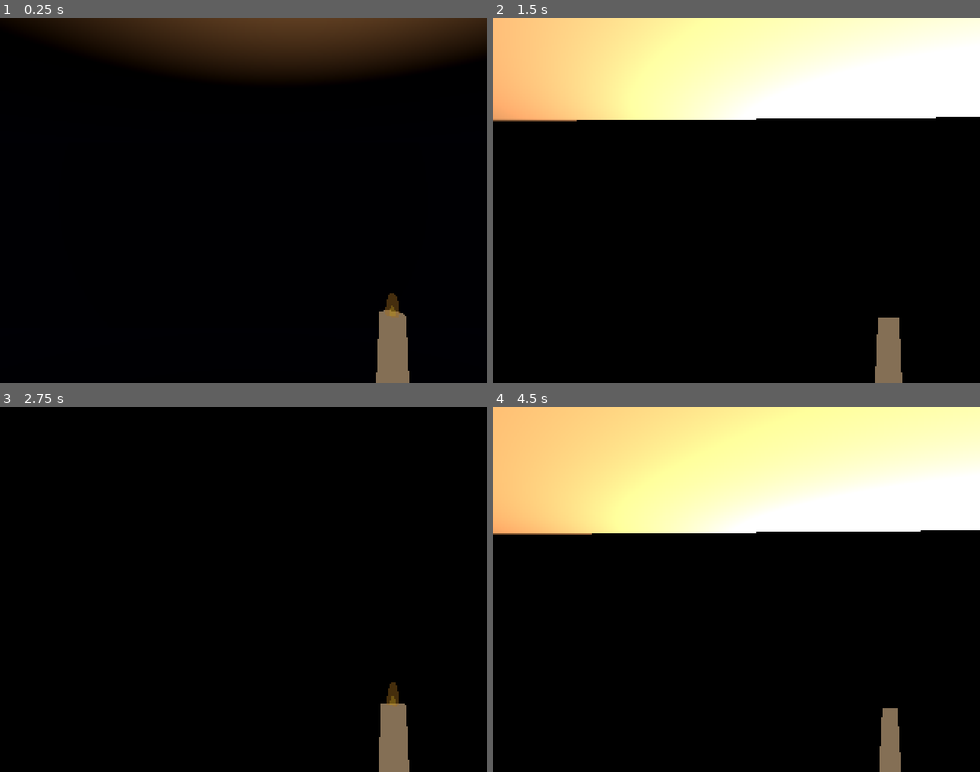
Above: before the commit, frames 1-4 (two rows, left to right).
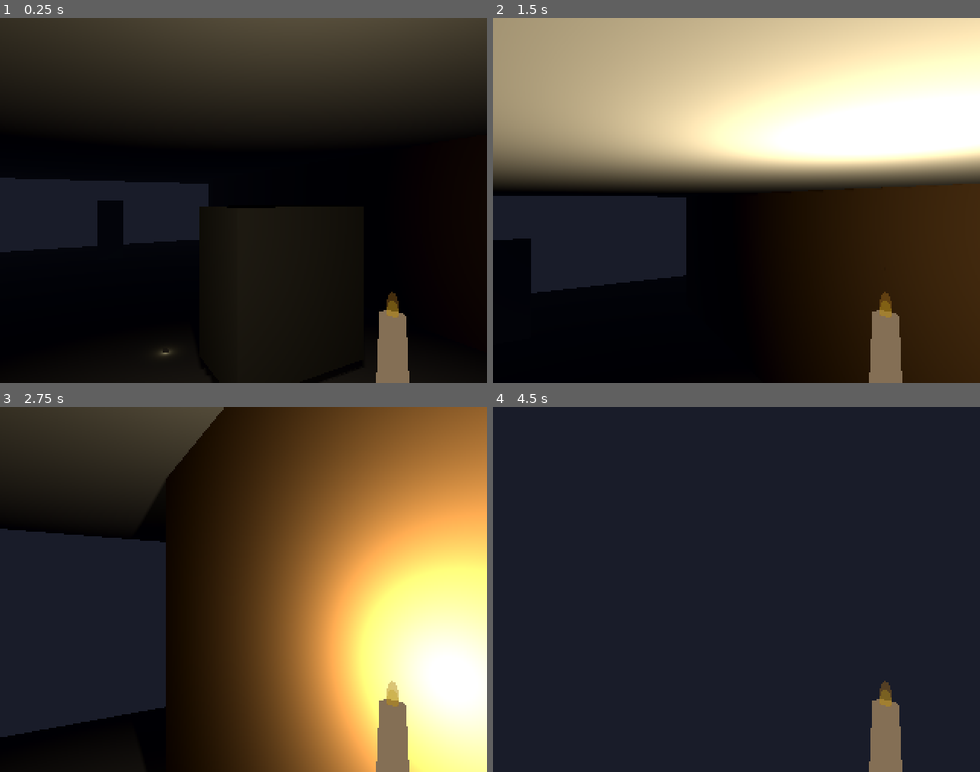
Above: after the commit, the same moments.

Repository: fromseed/solo-horror
Game: Godot game, scene res://main.tscn
Two runs of this game, one before a commit and one after it. Both use one fixed random seed, a clock stepped at 60 frames per second and the inputs below.
Inputs (mouse positions are in pixels of both pictures, inside the frame that each line leads up to):
- Up to frame 1 (0.25 s): no input
- Up to frame 2 (1.5 s): tap Enter at 0.5 s; move the mouse to (760, 200) at 0.52 s; hold W (move_forward) from 0.53 s (still down); tap Space (jump) at 0.77 s; move the mouse to (712, 200) at 1.27 s
- Up to frame 3 (2.75 s): keep holding W (move_forward); tap Space (jump) at 1.52 s; move the mouse to (253, 582) at 2.02 s
- Up to frame 4 (4.5 s): keep holding W (move_forward); move the mouse to (731, 596) at 2.77 s; tap Space (jump) at 3.02, 3.77, 4.25 s; move the mouse to (775, 593) at 3.52 s; move the mouse to (697, 585) at 4.27 s

The runs differ from the first frame. In frame 1, 38% of the frame differs, in the area x 0-100%, y 0-94%; in frame 2, 71%; in frame 3, 87%; in frame 4, 99%, in the area x 0-100%, y 0-100%.

Commit message:
Today's work:Added door, collectible tape, collect tape to open door, canvaslayer to notify of locked door/tape collected

Diff:
--- /dev/null
+++ b/main.gd
@@ -0,0 +1,13 @@
+extends Node3D
+
+@onready var pickup_label: Label = $HUD/PickupLabel
+
+func show_pickup_notification(text):
+	pickup_label.text = text
+	pickup_label.modulate.a = 0
+	pickup_label.visible = true
+	var tween = pickup_label.create_tween()
+	tween.tween_property(pickup_label, "modulate:a", 1, 0.5)
+	tween.tween_interval(2)
+	tween.tween_property(pickup_label, "modulate:a", 0, 1)
+	tween.tween_callback(Callable(pickup_label, "hide"))
--- a/main.tscn
+++ b/main.tscn
@@ -1,7 +1,10 @@
-[gd_scene load_steps=11 format=3 uid="uid://dsm5via72scrm"]
+[gd_scene load_steps=14 format=3 uid="uid://dsm5via72scrm"]
 
+[ext_resource type="Script" uid="uid://dvc3jyuwnc0yi" path="res://main.gd" id="1_1bvp3"]
 [ext_resource type="PackedScene" uid="uid://bqa4jcjuhtplp" path="res://player.tscn" id="1_ig7tw"]
 [ext_resource type="PackedScene" uid="uid://b47pmhco6mm4h" path="res://wall_piece.tscn" id="2_0xm2m"]
+[ext_resource type="PackedScene" uid="uid://bv8aercv80aj2" path="res://props/Tape.tscn" id="3_h2yge"]
+[ext_resource type="PackedScene" uid="uid://dlupw6t6ut64c" path="res://props/Door.tscn" id="5_lquwl"]
 
 [sub_resource type="BoxMesh" id="BoxMesh_7dm0k"]
 size = Vector3(20, 0.2, 20)
@@ -35,9 +38,11 @@
 [sub_resource type="BoxMesh" id="BoxMesh_0xm2m"]
 
 [sub_resource type="StandardMaterial3D" id="StandardMaterial3D_h2yge"]
-albedo_color = Color(0.24774784, 0.17173317, 0.12523663, 1)
+albedo_color = Color(0, 0, 0, 1)
+metallic_specular = 0.3
 
 [node name="Main" type="Node3D"]
+script = ExtResource("1_1bvp3")
 
 [node name="Ceiling" type="MeshInstance3D" parent="."]
 transform = Transform3D(1, 0, 0, 0, 1, 0, 0, 0, 1, 0, 3, 0)
@@ -66,7 +71,7 @@
 light_energy = 1000.0
 
 [node name="Player" parent="." instance=ExtResource("1_ig7tw")]
-transform = Transform3D(1, 0, 0, 0, 1, 0, 0, 0, 1, 5, 0.76727045, 6)
+transform = Transform3D(0.47338113, 0, 0.8808577, 0, 1, 0, -0.8808577, 0, 0.47338113, 5, 0.76727045, 6)
 
 [node name="Wall_Piece" parent="." instance=ExtResource("2_0xm2m")]
 transform = Transform3D(1, 0, 0, 0, 1, 0, 0, 0, 1, 0, 0, 9)
@@ -130,3 +135,27 @@
 transform = Transform3D(1, 0, 0, 0, 1.8130494, 0, 0, 0, 1.6987293, 2, 1.0457335, 3.8785343)
 mesh = SubResource("BoxMesh_0xm2m")
 surface_material_override/0 = SubResource("StandardMaterial3D_h2yge")
+
+[node name="Tape" parent="." instance=ExtResource("3_h2yge")]
+transform = Transform3D(1, 0, 0, 0, 1, 0, 0, 0, 1, 0.9574547, 0.035796642, 5)
+
+[node name="HUD" type="CanvasLayer" parent="."]
+
+[node name="PickupLabel" type="Label" parent="HUD"]
+visible = false
+anchors_preset = 8
+anchor_left = 0.5
+anchor_top = 0.5
+anchor_right = 0.5
+anchor_bottom = 0.5
+offset_left = -57.0
+offset_top = -11.5
+offset_right = 57.0
+offset_bottom = 11.5
+grow_horizontal = 2
+grow_vertical = 2
+theme_override_colors/font_color = Color(0.27484837, 0.2813866, 0.02027556, 1)
+text = "Tape Collected"
+
+[node name="Door" parent="." instance=ExtResource("5_lquwl")]
+transform = Transform3D(-4.371139e-08, 0, 1, 0, 1, 0, -1, 0, -4.371139e-08, -6.514164, 0, 5.4782743)
--- a/player.tscn
+++ b/player.tscn
@@ -4,7 +4,8 @@
 [ext_resource type="PackedScene" uid="uid://cqipknfrifnvf" path="res://props/candle.tscn" id="2_onrkg"]
 
 [sub_resource type="CapsuleShape3D" id="CapsuleShape3D_sh265"]
-height = 1.2
+radius = 0.62
+height = 1.24
 
 [sub_resource type="CameraAttributesPhysical" id="CameraAttributesPhysical_onrkg"]
 frustum_focal_length = 20.0
@@ -27,4 +28,3 @@
 
 [node name="Candle" parent="Pivot/Camera3D/Hand" instance=ExtResource("2_onrkg")]
 transform = Transform3D(0.5, 0, 0, 0, 0.5, 0, 0, 0, 0.5, 0.0920966, 0, 0)
-base_energy = 1000.0
--- a/project.godot
+++ b/project.godot
@@ -49,6 +49,11 @@
 "events": [Object(InputEventKey,"resource_local_to_scene":false,"resource_name":"","device":-1,"window_id":0,"alt_press …(191 unchanged characters)…
 ]
 }
+interact={
+"deadzone": 0.2,
+"events": [Object(InputEventKey,"resource_local_to_scene":false,"resource_name":"","device":-1,"window_id":0,"alt_pressed":false,"shift_pressed":false,"ctrl_pressed":false,"meta_pressed":false,"pressed":false,"keycode":0,"physical_keycode":69,"key_label":0,"unicode":101,"location":0,"echo":false,"script":null)
+]
+}
 
 [rendering]
 
--- /dev/null
+++ b/props/Door.tscn
@@ -0,0 +1,33 @@
+[gd_scene load_steps=5 format=3 uid="uid://dlupw6t6ut64c"]
+
+[ext_resource type="Script" uid="uid://gx43pf1cv8oe" path="res://props/door.gd" id="1_dwsvm"]
+
+[sub_resource type="BoxMesh" id="BoxMesh_dq46f"]
+size = Vector3(0.8, 2, 0.1)
+
+[sub_resource type="BoxShape3D" id="BoxShape3D_dwsvm"]
+size = Vector3(0.8, 2, 0.1)
+
+[sub_resource type="BoxShape3D" id="BoxShape3D_dq46f"]
+size = Vector3(0.77, 1.905, 1)
+
+[node name="Door" type="Node3D"]
+script = ExtResource("1_dwsvm")
+
+[node name="StaticBody3D" type="StaticBody3D" parent="."]
+
+[node name="MeshInstance3D" type="MeshInstance3D" parent="StaticBody3D"]
+transform = Transform3D(1, 0, 0, 0, 1, 0, 0, 0, 1, 0.4052796, 1, 0)
+mesh = SubResource("BoxMesh_dq46f")
+skeleton = NodePath("../..")
+
+[node name="CollisionShape3D" type="CollisionShape3D" parent="StaticBody3D"]
+transform = Transform3D(1, 0, 0, 0, 1, 0, 0, 0, 1, 0.4052796, 1, 0)
+shape = SubResource("BoxShape3D_dwsvm")
+
+[node name="Area3D" type="Area3D" parent="."]
+transform = Transform3D(1, 0, 0, 0, 1, 0, 0, 0, 1, 0.40292275, 0, 0)
+
+[node name="CollisionShape3D" type="CollisionShape3D" parent="Area3D"]
+transform = Transform3D(1, 0, 0, 0, 1, 0, 0, 0, 1, 0, 0.98236895, 0)
+shape = SubResource("BoxShape3D_dq46f")
--- /dev/null
+++ b/props/Tape.tscn
@@ -0,0 +1,32 @@
+[gd_scene load_steps=5 format=3 uid="uid://bv8aercv80aj2"]
+
+[ext_resource type="Script" uid="uid://20y4750gvmvp" path="res://props/tape.gd" id="1_cjb0h"]
+
+[sub_resource type="BoxMesh" id="BoxMesh_81sxm"]
+size = Vector3(0.1, 0.02, 0.06)
+
+[sub_resource type="StandardMaterial3D" id="StandardMaterial3D_81sxm"]
+albedo_color = Color(0.29219002, 0.29219005, 0.29219002, 1)
+
+[sub_resource type="BoxShape3D" id="BoxShape3D_81sxm"]
+size = Vector3(0.105, 0.02, 0.08)
+
+[node name="Tape" type="Node3D"]
+script = ExtResource("1_cjb0h")
+
+[node name="MeshInstance3D" type="MeshInstance3D" parent="."]
+mesh = SubResource("BoxMesh_81sxm")
+surface_material_override/0 = SubResource("StandardMaterial3D_81sxm")
+
+[node name="Area3D" type="Area3D" parent="."]
+transform = Transform3D(12, 0, 0, 0, 12, 0, 0, 0, 12, 0, 0, 0)
+
+[node name="CollisionShape3D" type="CollisionShape3D" parent="Area3D"]
+shape = SubResource("BoxShape3D_81sxm")
+
+[node name="OmniLight3D" type="OmniLight3D" parent="."]
+light_intensity_lumens = 250.0
+light_color = Color(0.9254902, 0.9137255, 0.69411767, 1)
+light_energy = 2.0
+omni_range = 2.0
+omni_attenuation = 2.0
--- a/props/candle.gd
+++ b/props/candle.gd
@@ -8,7 +8,7 @@
 @export var light_range: float = 2.3
 @export var attenuation: float = 2.8
 @export var warm_color: Color = Color8(255,178,107)
-@export var flicker_amp: float = 2.0
+@export var flicker_amp: float = 12.0
 @export var flicker_speed: float = 7.0
 @export var shape_wobble: float = 0.08
 @export var tilt_wobble_deg: float = 5.0
@@ -21,7 +21,7 @@
 	_noise.frequency = 1.4
 	_noise.noise_type = FastNoiseLite.TYPE_SIMPLEX
 	light.light_color = warm_color
-	light.light_energy = base_energy
+	light.light_energy = randf_range(0.0, 100.0)
 	light.omni_range = light_range
 	light.omni_attenuation = attenuation
 	light.shadow_enabled = true
@@ -37,13 +37,26 @@
 	inner_flame.visible = true
 
 	var t: float = Time.get_ticks_msec() * 0.001
-	var n: float = _noise.get_noise_1d(t * flicker_speed)
 
-	# Clamp so we never blind the player
+	# Layered base noise
+	var n: float = (
+		0.5 * _noise.get_noise_1d(t * flicker_speed) +
+		0.3 * _noise.get_noise_1d(t * (flicker_speed * 2.4 + 7.1)) +
+		0.2 * _noise.get_noise_1d(t * (flicker_speed * 5.3 + 13.7))
+	)
+
+	# Add "hard" random jitter sometimes, NOT every frame
+	if randi() % 13 == 0:
+		n += randf_range(-0.25, 0.3)
+	if randi() % 53 == 0:
+		n += randf_range(-0.5, 0.6)
+	if randi() % 79 == 0:
+		n += randf_range(-0.8, 0.9)
+	n = clamp(n, -1.0, 1.0)
+
 	light.light_energy = base_energy + flicker_amp * n
 
-	# Subtle candle color breathing
-	var shift: float = clamp(n * 0.02, -0.05, 0.05)
+	var shift: float = clamp(n * 0.02, -0.06, 0.06)
 	light.light_color = Color(
 		clamp(warm_color.r + shift, 0.0, 1.0),
 		clamp(warm_color.g + shift * 0.5, 0.0, 1.0),
@@ -56,10 +69,20 @@
 	var sy: float = 1.0 - shape_wobble * n * 0.7
 	flame.scale = Vector3(sxz, sy, sxz)
 	flame.rotation_degrees = Vector3(tilt_wobble_deg * n, 0.0, tilt_wobble_deg * 0.5 * n)
+	print("Flicker value: ", n)
 
-	# --- Inner flame dance ---
-	var n2: float = _noise.get_noise_1d((t + 37.17) * (flicker_speed * 1.43))
-	var inner_sxz: float = 0.57 + 0.10 * n2   # Slightly smaller, more jitter
+	# Inner flame: unique, faster jitter
+	var n2: float = (
+		0.6 * _noise.get_noise_1d((t + 19.1) * (flicker_speed * 1.9)) +
+		0.4 * _noise.get_noise_1d((t + 5.9) * (flicker_speed * 4.1))
+	)
+	if randi() % 17 == 0:
+		n2 += randf_range(-0.35, 0.4)
+	if randi() % 71 == 0:
+		n2 += randf_range(-0.7, 0.8)
+	n2 = clamp(n2, -1.0, 1.0)
+
+	var inner_sxz: float = 0.57 + 0.11 * n2
 	var inner_sy: float = 0.72 - 0.08 * n2
 	inner_flame.scale = Vector3(inner_sxz, inner_sy, inner_sxz)
 	inner_flame.rotation_degrees = Vector3(tilt_wobble_deg * 0.7 * n2, 0.0, tilt_wobble_deg * 0.2 * n2)
--- a/props/candle.tscn
+++ b/props/candle.tscn
@@ -1,6 +1,4 @@
-[gd_scene load_steps=8 format=3 uid="uid://cqipknfrifnvf"]
-
-[ext_resource type="Script" uid="uid://cy5mfpl6ghc67" path="res://props/candle.gd" id="1_8itb1"]
+[gd_scene load_steps=7 format=3 uid="uid://cqipknfrifnvf"]
 
 [sub_resource type="CylinderMesh" id="CylinderMesh_w35qa"]
 custom_aabb = AABB(0, -0.1, 0, 1, 1, 1)
@@ -32,16 +30,18 @@
 albedo_color = Color(0.9137255, 0.75686276, 0.14901961, 0.36862746)
 
 [node name="Candle" type="Node3D"]
-script = ExtResource("1_8itb1")
 
 [node name="OmniLight3D" type="OmniLight3D" parent="."]
-transform = Transform3D(1, 0, 0, 0, 1, 0, 0, 0, 1, 0.06263645, 0.16755347, 0)
-light_color = Color(1, 0.69803923, 0.41960785, 1)
-light_energy = 8000.0
+transform = Transform3D(1, 0, 0, 0, 1, 0, 0, 0, 1, 0.04455646, 0.168, 0)
+light_intensity_lumens = 500.0
+light_color = Color(0.99022144, 0.9250249, 0.711368, 1)
+light_energy = 800.0
+light_volumetric_fog_energy = 0.0
+light_specular = 5.0
 shadow_enabled = true
 shadow_opacity = 0.8
-omni_range = 10.0
-omni_attenuation = 1.5
+omni_range = 6.0
+omni_attenuation = 2.0
 
 [node name="MeshInstance3D" type="MeshInstance3D" parent="."]
 cast_shadow = 0
--- /dev/null
+++ b/props/door.gd
@@ -0,0 +1,28 @@
+extends Node3D
+
+var is_locked: bool = true
+
+@onready var area: Area3D = $Area3D
+@onready var static_body: StaticBody3D = $StaticBody3D
+
+func _ready():
+	area.body_entered.connect(_on_area_entered)
+	var tape = get_node_or_null("/root/Main/Tape")
+	if tape:
+		tape.tape_collected.connect(_on_tape_collected)
+
+func _on_tape_collected():
+	is_locked = false
+
+func _on_area_entered(body):
+	if body.name == "Player":
+		if is_locked:
+			get_node("/root/Main").show_pickup_notification("The door is locked.")
+		else:
+			open_door()
+
+func open_door():
+	$StaticBody3D/CollisionShape3D.disabled = true
+	# Tween the Y rotation to swing open (90 degrees)
+	var tween = create_tween()
+	tween.tween_property(static_body, "rotation_degrees:y", 90.0, 1.2) # 1.2 seconds to open
--- /dev/null
+++ b/props/tape.gd
@@ -0,0 +1,14 @@
+extends Node3D
+
+signal tape_collected
+
+@onready var area: Area3D = $Area3D
+
+func _ready():
+	area.body_entered.connect(_on_body_entered)
+
+func _on_body_entered(body):
+	if body.name == "Player":
+		tape_collected.emit()  # <-- Use your signal!
+		get_node("/root/Main").show_pickup_notification("Tape Collected")
+		queue_free()
--- a/wall_piece.tscn
+++ b/wall_piece.tscn
@@ -4,9 +4,9 @@
 size = Vector3(2, 3, 0.5)
 
 [sub_resource type="StandardMaterial3D" id="StandardMaterial3D_uprxo"]
-albedo_color = Color(0.3177771, 0.24208918, 0.18313313, 1)
+albedo_color = Color(0.40432563, 0.29330546, 0.17416552, 1)
 metallic_specular = 0.0
-roughness = 0.4
+roughness = 0.3
 emission_energy_multiplier = 0.5
 clearcoat = 0.0
 
Not shown, added: main.gd.uid
Not shown, added: props/door.gd.uid
Not shown, added: props/tape.gd.uid
